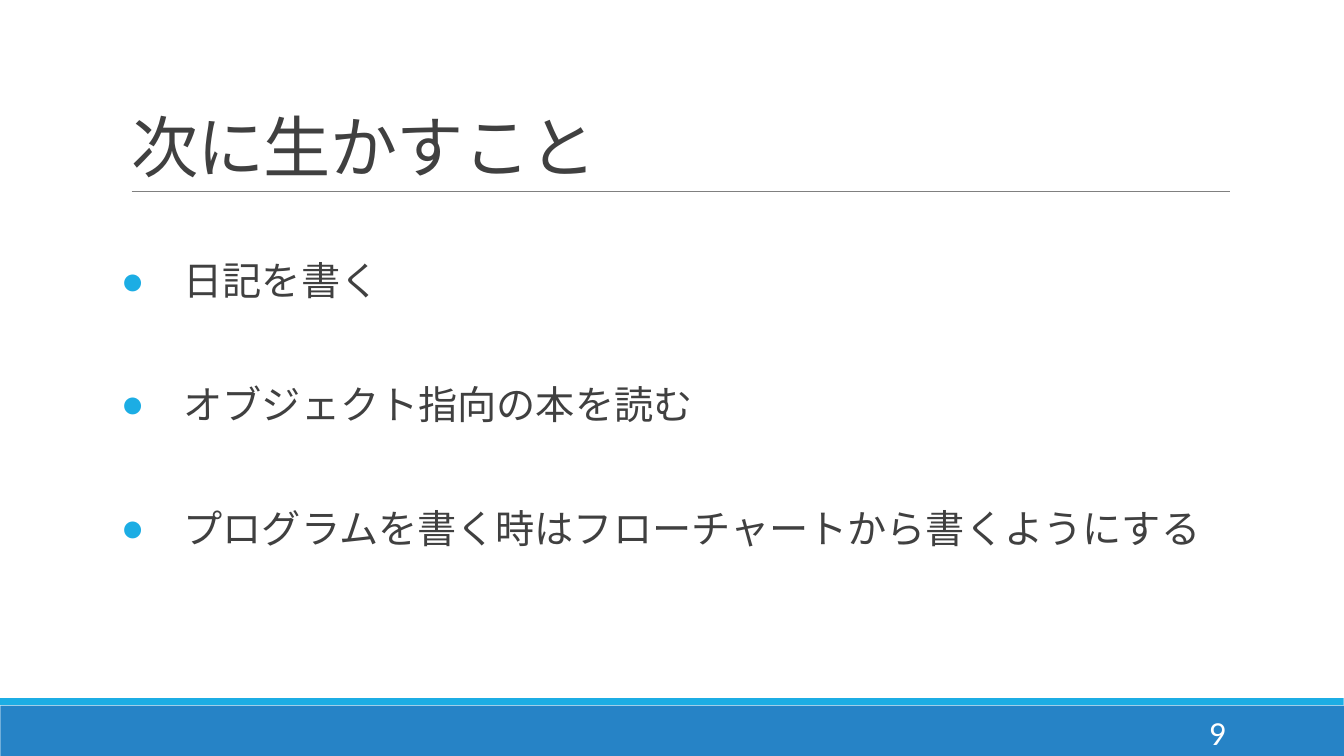
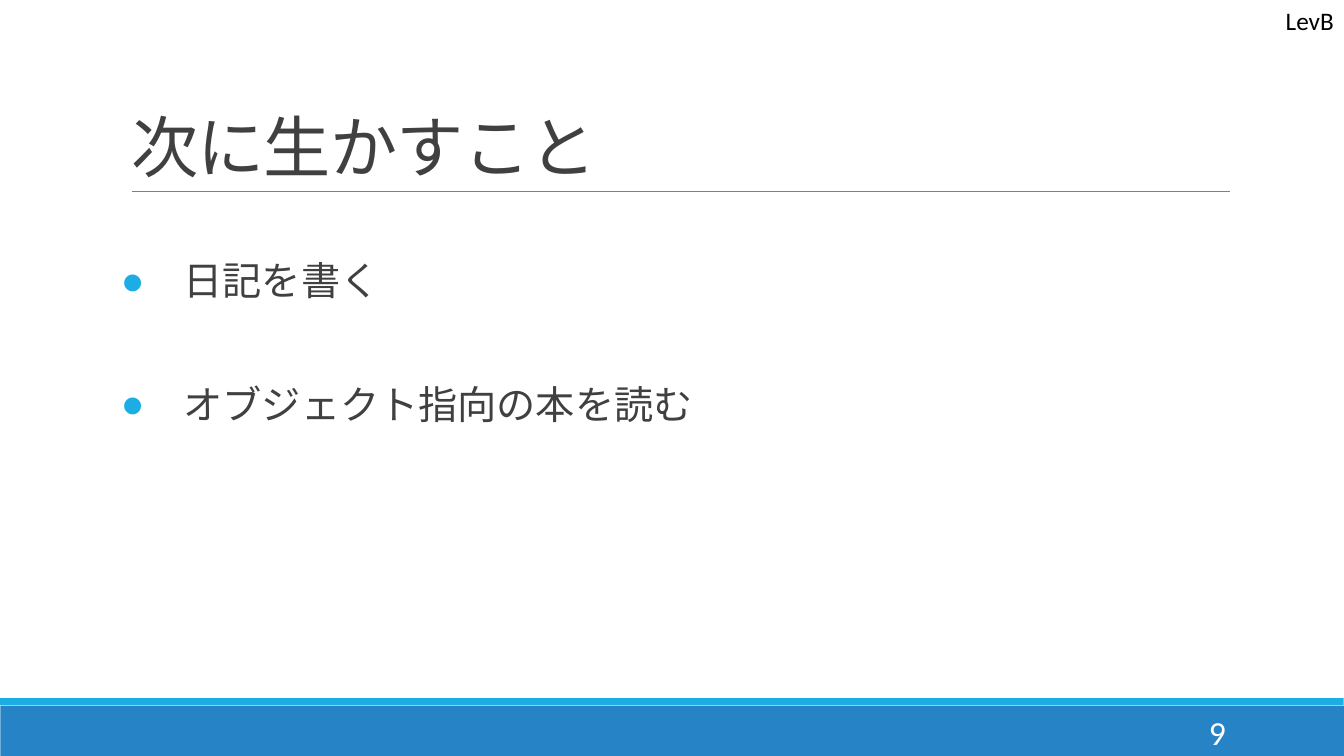
Before and after one commit to y-aiyoshizawa/1st-training, a slide deck: slide 10 of プレゼン/成果発表(相吉澤).pptx. Drawn at 1344x756 pixels with LibreOffice and Linux fonts; fonts in the diff are those of the drawing. Boxes give left, top, right and bottom in pixels: in the first picture for what was removed or moved away, otherwise in the second. Text is boxed around its words. In the diff, an @@ line names an element or a change of style, - is before the commit and + after.

```diff
--- a/プレゼン/成果発表(相吉澤).pptx
+++ b/プレゼン/成果発表(相吉澤).pptx
@@ text added at bbox=[1286, 13, 1334, 30], 18 pt, text #000000 @@
+LevB
@@ text at bbox=[184, 510, 1201, 547]: paragraph removed @@
-● プログラムを書く時はフローチャートから書くようにする
```
Also in this commit, not shown: 10 other slides changed.
